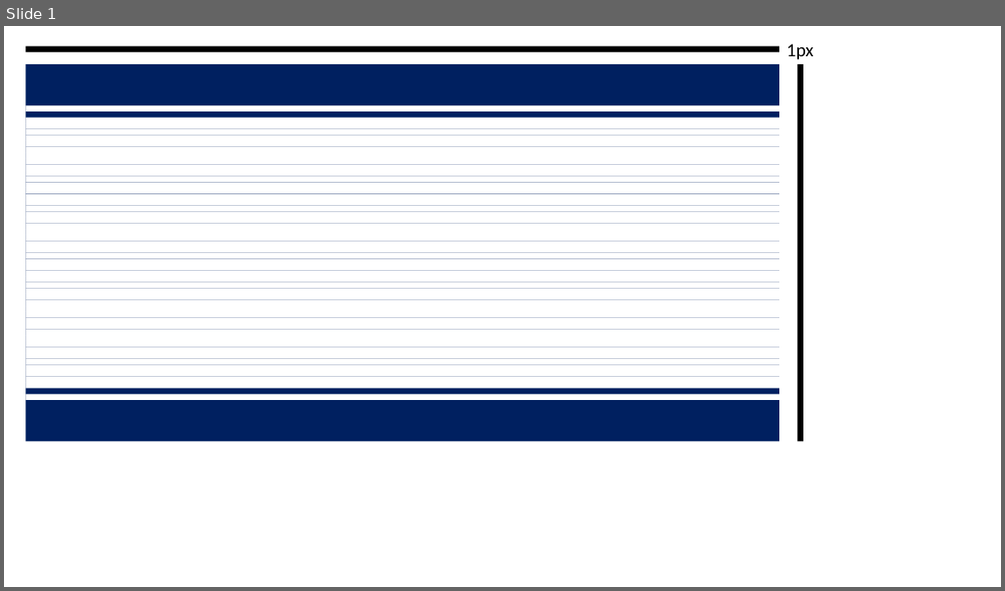
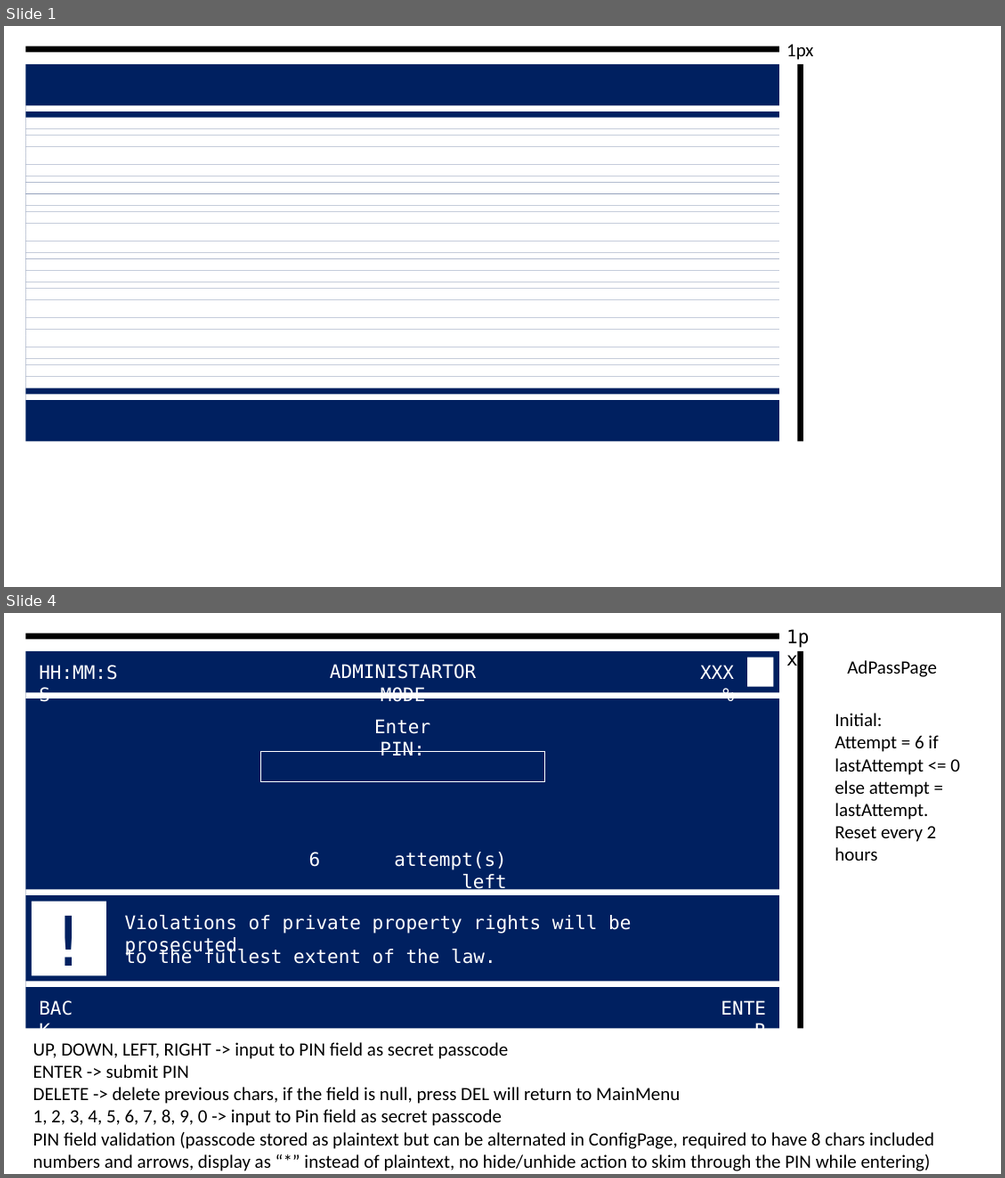
Before and after one commit to 1172005thinh/VendingMachine, a slide deck: UI-UX.pptx. Shown one above the other, each under a label of ours: slide 1 before the commit, slides 1 and 4 after it; the slides between them are not shown. The pictures are 1005x591 and 1005x1178 pixels, drawn with LibreOffice and Linux fonts; fonts in the diff are those of the drawing. Boxes give left, top, right and bottom in pixels: in the first picture for what was removed or moved away, otherwise in the second. Text is boxed around its words. In the diff, an @@ line names an element or a change of style, - is before the commit and + after.

```diff
--- a/UI-UX.pptx
+++ b/UI-UX.pptx
@@ slide 4 added at (4,613,1001,1174), background #FFFFFF @@
@@ rectangle added at (25,633,779,639), fill #000000 @@
@@ text added at (779,621,827,651), 18 pt, text #000000 @@
+1px
@@ rectangle added at (25,651,779,1028), fill #002060 @@
@@ text added at (39,665,117,680), 18 pt, text #FFFFFF @@
+HH:MM:SS
@@ text added at (330,664,476,706), 18 pt, text #FFFFFF @@
+ADMINISTARTOR MODE
@@ text added at (700,665,734,679), 18 pt, text #FFFFFF @@
+XXX %
@@ rectangle added at (747,657,774,686), fill #FFFFFF @@
@@ rectangle added at (797,651,803,1028), fill #000000 @@
@@ text added at (847,660,937,677), 18 pt, text #000000 @@
+AdPassPage
@@ rectangle added at (25,692,779,698), fill #FFFFFF @@
@@ rectangle added at (32,705,774,975), fill #002060 @@
@@ text added at (374,719,430,755), 18 pt, text #FFFFFF @@
+Enter PIN:
@@ text added at (834,713,960,860), 18 pt, text #000000 @@
+Initial:
+Attempt = 6 if lastAttempt <= 0 else attempt = lastAttempt.
+Reset every 2 hours
@@ rectangle added at (260,751,544,781), outline #FFFFFF 0.75 pt @@
@@ text added at (309,852,321,867), 18 pt, text #FFFFFF @@
+6
@@ text added at (394,852,507,892), 18 pt, text #FFFFFF @@
+attempt(s) left
@@ rectangle added at (25,889,779,895), fill #FFFFFF @@
@@ rectangle added at (32,900,106,976), fill #FFFFFF, 66 pt, text #002060 @@
+!
@@ text added at (125,915,631,956), 18 pt, text #FFFFFF @@
+Violations of private property rights will be prosecuted
@@ text added at (125,948,496,964), 18 pt, text #FFFFFF @@
+to the fullest extent of the law.
@@ rectangle added at (25,981,779,987), fill #FFFFFF @@
@@ text added at (32,992,90,1022), 18 pt, text #FFFFFF @@
+BACK
@@ text added at (704,992,774,1022), 18 pt, text #FFFFFF @@
+ENTER
@@ text added at (33,1042,934,1171), 18 pt, text #000000 @@
+UP, DOWN, LEFT, RIGHT -> input to PIN field as secret passcode
+ENTER -> submit PIN
+DELETE -> delete previous chars, if the field is null, press DEL will return to MainMenu
+1, 2, 3, 4, 5, 6, 7, 8, 9, 0 -> input to Pin field as secret passcode
+PIN field validation (passcode stored as plaintext but can be alternated in ConfigPage, required to have 8 chars included numbers and arrows, display as “*” instead of plaintext, no hide/unhide action to skim through the PIN while entering)
```
Also in this commit, not shown: 2 slides changed, 22 other slides added, 1 other file.
